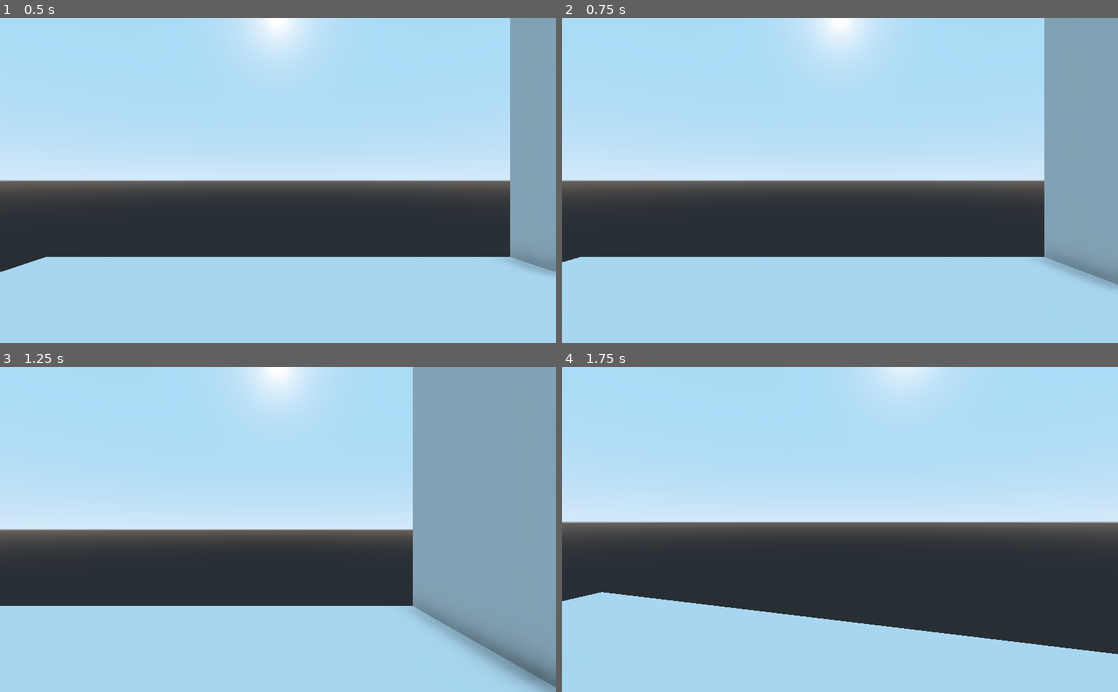
Above: before the commit, frames 1-4 (two rows, left to right).
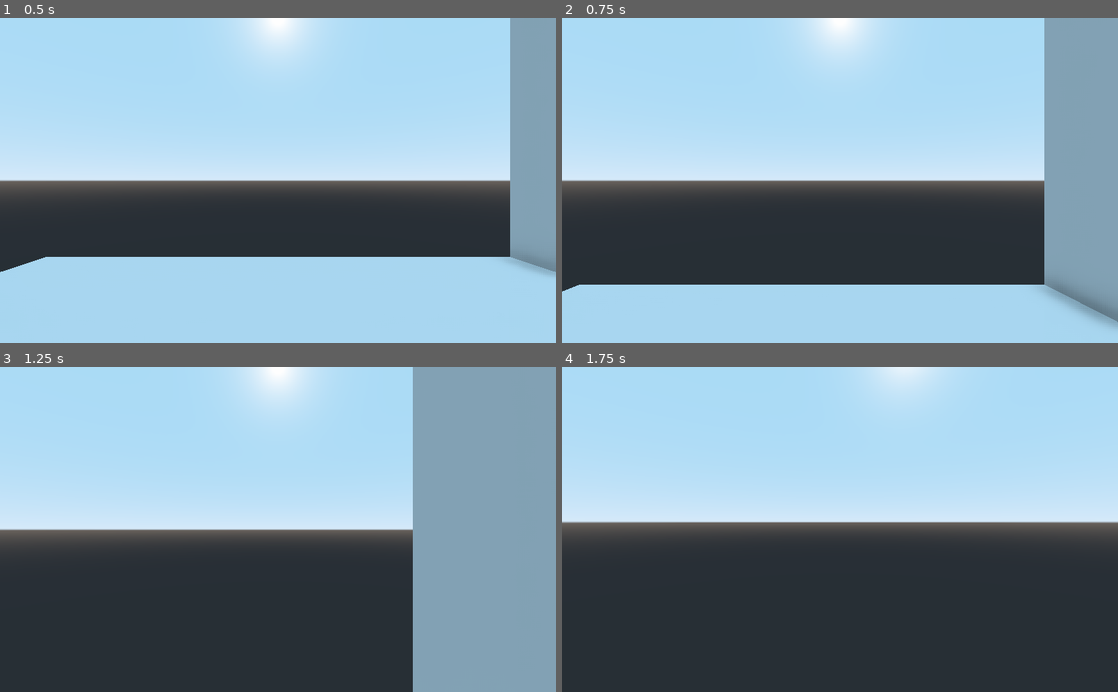
Above: after the commit, the same moments.

Repository: Naronco/JingleJam2020
Game: Godot game, scene res://main.tscn
The game is run twice, just before and just after one commit, with the same random seed, the same clock (stepped at 60 frames per second) and the same inputs.
Inputs (mouse positions are in pixels of both pictures, inside the frame that each line leads up to):
- Up to frame 1 (0.5 s): no input
- Up to frame 2 (0.75 s): move the mouse to (962, 164) at 0.52 s; hold D (movement_right) from 0.53 s (still down); tap Space (movement_jump, bound only after the commit) at 0.6 s; click (962, 164) at 0.67 s
- Up to frame 3 (1.25 s): keep holding D (movement_right); tap Space (movement_jump, bound only after the commit) at 0.77, 1.07 s
- Up to frame 4 (1.75 s): move the mouse to (812, 529) at 1.27 s; release D (movement_right) at 1.28 s; hold W (movement_forward) from 1.28 s (still down); tap Space (movement_jump, bound only after the commit) at 1.35, 1.52 s

Frame 1 is identical in both runs. In frame 2, 9.2% of the frame differs, in the area x 0-100%, y 73-96%; in frame 3, 23%, in the area x 0-100%, y 72-100%; in frame 4, 22%.

Commit message:
jumping #2

Diff:
--- a/project.godot
+++ b/project.godot
@@ -46,6 +46,11 @@
 "events": [ Object(InputEventKey,"resource_local_to_scene":false,"resource_name":"","device":0,"alt":false,"shift":false,"control":false,"meta":false,"command":false,"pressed":false,"scancode":69,"unicode":0,"echo":false,"script":null)
  ]
 }
+movement_jump={
+"deadzone": 0.5,
+"events": [ Object(InputEventKey,"resource_local_to_scene":false,"resource_name":"","device":0,"alt":false,"shift":false,"control":false,"meta":false,"command":false,"pressed":false,"scancode":32,"unicode":0,"echo":false,"script":null)
+ ]
+}
 
 [physics]
 
